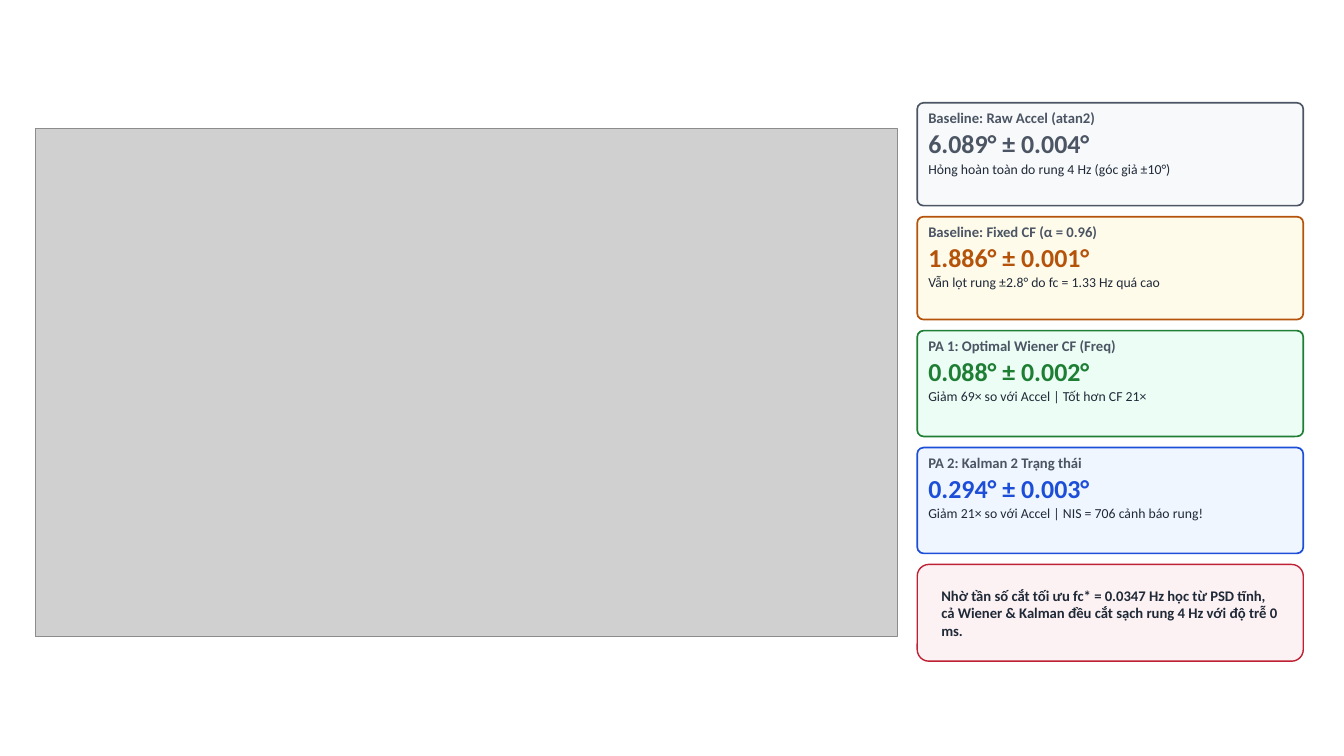
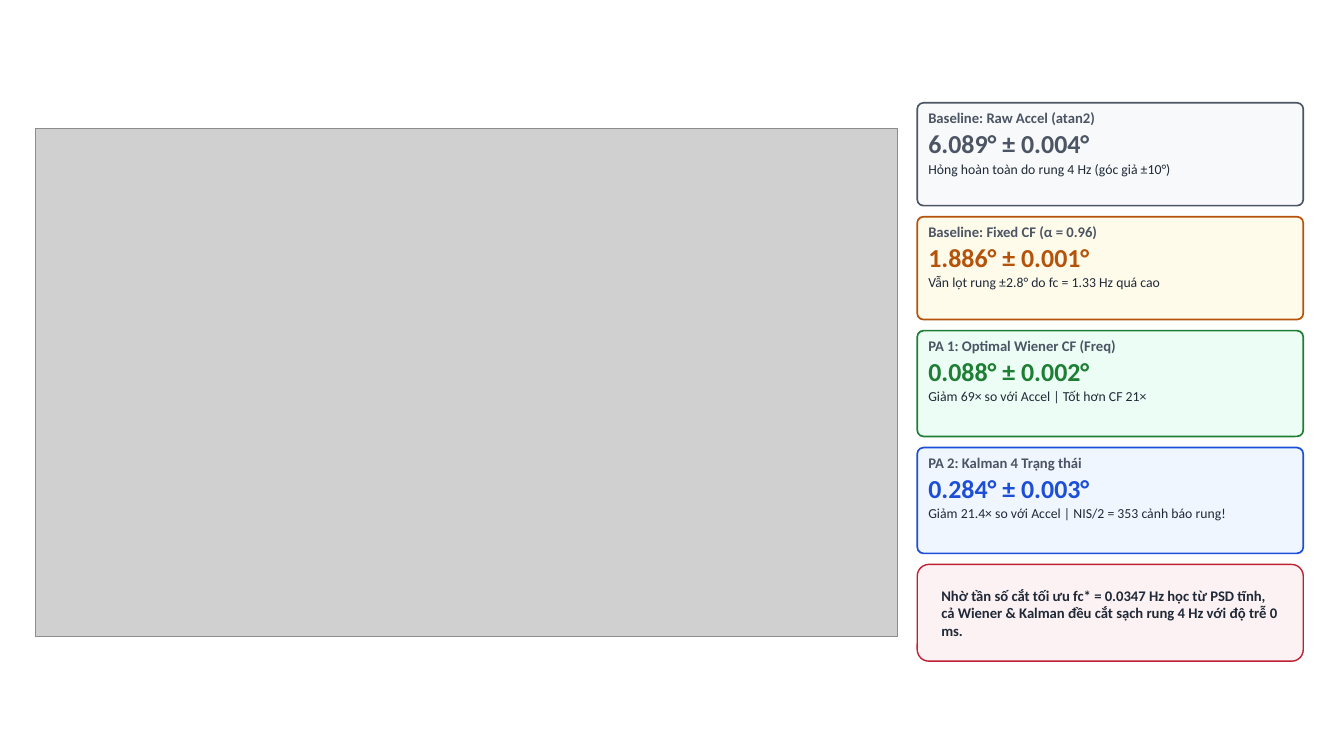
Before and after one commit to ducnguynx/mpu6050-model, a slide deck: slide 11 of outputs/slides/MPU6050_Roll_Estimation_Wiener_vs_Kalman.pptx. Drawn at 1344x756 pixels with LibreOffice and Linux fonts; fonts in the diff are those of the drawing; grey boxes stand for pictures; background and template pictures are left out. Boxes give left, top, right and bottom in pixels: in the first picture for what was removed or moved away, otherwise in the second. Text is boxed around its words. In the diff, an @@ line names an element or a change of style, - is before the commit and + after.

```diff
--- a/outputs/slides/MPU6050_Roll_Estimation_Wiener_vs_Kalman.pptx
+++ b/outputs/slides/MPU6050_Roll_Estimation_Wiener_vs_Kalman.pptx
@@ text at (928, 457, 1226, 521): text changed @@
-PA 2: Kalman 2 Trạng thái
-0.294° ± 0.003°
-Giảm 21× so với Accel | NIS = 706 cảnh báo rung!
+PA 2: Kalman 4 Trạng thái
+0.284° ± 0.003°
+Giảm 21.4× so với Accel | NIS/2 = 353 cảnh báo rung!
```
Also in this commit, not shown: 9 other slides changed, 11 other files.
